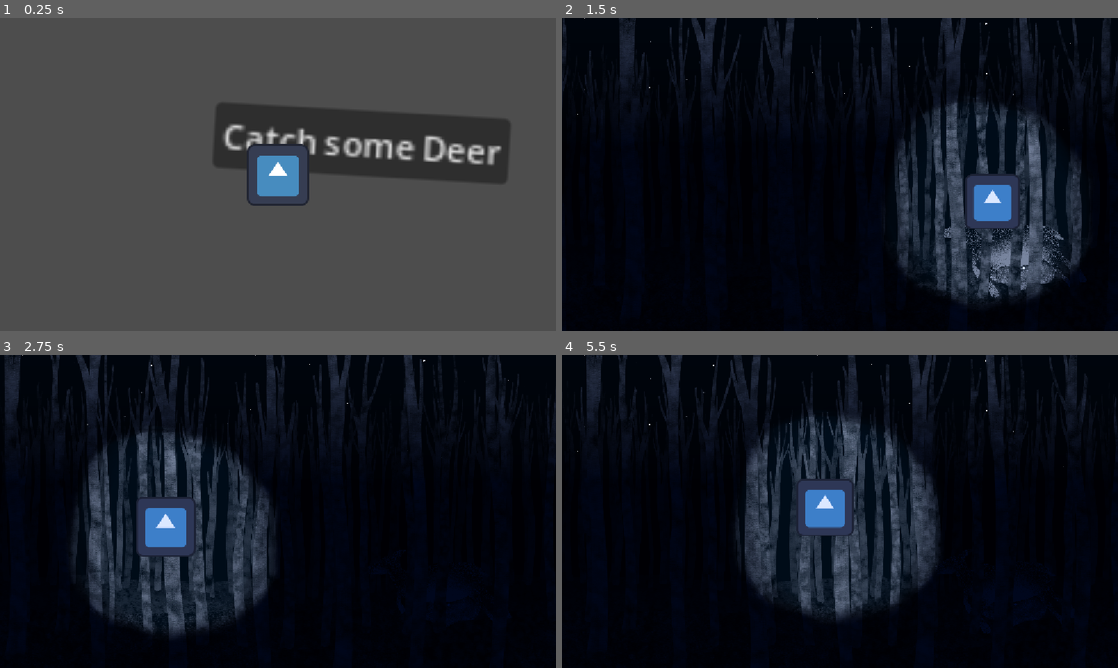
Above: before the commit, frames 1-4 (two rows, left to right).
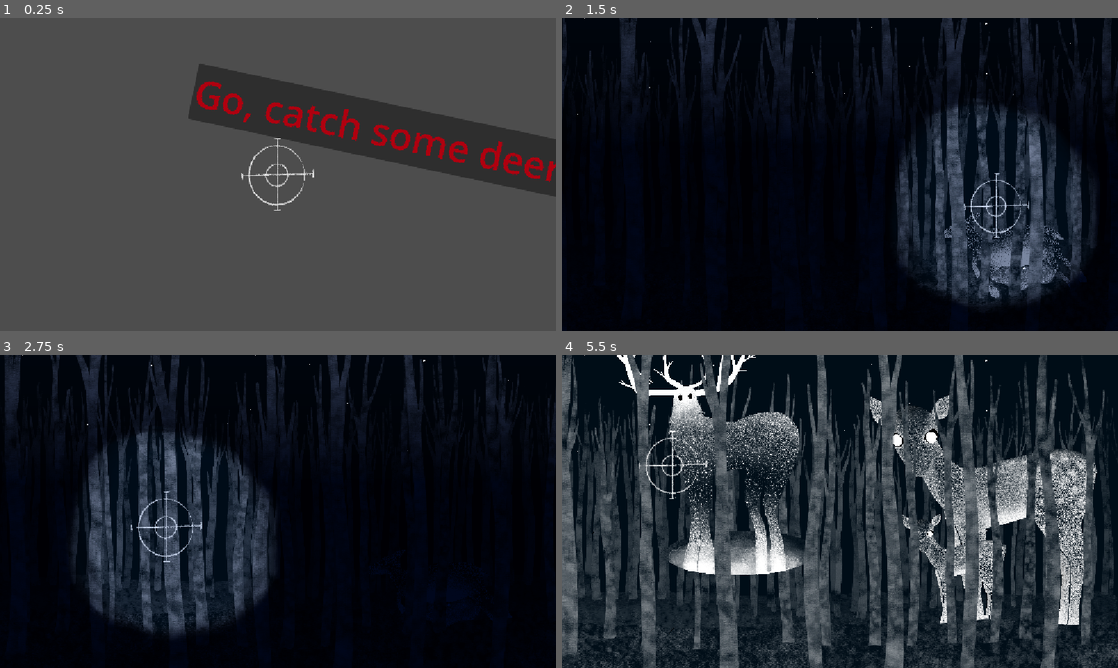
Above: after the commit, the same moments.

Repository: Fionn-the-goose/deer-hunting
Game: Godot game, scene res://assets/scenes/menu.tscn
Two runs of this game, one before a commit and one after it. Both use one fixed random seed, a clock stepped at 60 frames per second and the inputs below. The engine's default icon, where the game draws it, is replaced by a stand-in: a white triangle on a blue panel in a dark square. Video files are missing from this copy of the repository; at most half a second of black plays in their place.
Inputs (mouse positions are in pixels of both pictures, inside the frame that each line leads up to):
- Up to frame 1 (0.25 s): no input
- Up to frame 2 (1.5 s): click "Catch some Deer" (after the commit: "Go, catch some deer!") at 0.5 s; tap Enter at 1.25 s; move the mouse to (995, 205) at 1.27 s; press the mouse at (995, 205) at 1.28 s
- Up to frame 3 (2.75 s): tap Space at 2 s; move the mouse to (166, 527) at 2.02 s; release the mouse at (166, 527) at 2.03 s; click (166, 527) at 2.1 s
- Up to frame 4 (5.5 s): move the mouse to (895, 442) at 2.77 s; press the mouse at (895, 442) at 2.78 s; move the mouse to (812, 574) at 3.52 s; release the mouse at (812, 574) at 3.53 s; click (812, 574) at 3.6 s; tap Enter at 4.25 s; move the mouse to (1006, 558) at 4.27 s; press the mouse at (1006, 558) at 4.28 s; move the mouse to (673, 464) at 5.02 s; release the mouse at (673, 464) at 5.03 s; click (673, 464) at 5.1 s

The runs differ from the first frame. In frame 1, 11% of the frame differs, in the area x 33-100%, y 14-62%; in frame 2, 3.4%; in frame 3, 1.7%; in frame 4, 67%, in the area x 0-100%, y 0-100%.
Error after the commit: Attempt to call function 'swap_level' in base 'null instance' on a null instance. (res://assets/scenes/area_trigger.gd:20)

Commit message:
crossair and stuff

Diff:
--- /dev/null
+++ b/oh-dear/assets/font_file.tres
@@ -0,0 +1,17 @@
+[gd_resource type="FontFile" format=3 uid="uid://brmnpybqhh00d"]
+
+[resource]
+cache/0/variation_coordinates = {}
+cache/0/face_index = 0
+cache/0/embolden = 0.0
+cache/0/transform = Transform2D(1, 0, 0, 1, 0, 0)
+cache/0/spacing_top = 0
+cache/0/spacing_bottom = 0
+cache/0/spacing_space = 0
+cache/0/spacing_glyph = 0
+cache/0/baseline_offset = 0.0
+cache/0/16/0/ascent = 0.0
+cache/0/16/0/descent = 0.0
+cache/0/16/0/underline_position = 0.0
+cache/0/16/0/underline_thickness = 0.0
+cache/0/16/0/scale = 1.0
--- a/oh-dear/assets/scenes/area_trigger.gd
+++ b/oh-dear/assets/scenes/area_trigger.gd
@@ -1,6 +1,9 @@
 extends Area2D
-@onready var Scene : Node2D = $"." as Node2D
+@onready var Scene : Node2D = $"root/Scene" as Node2D
 @onready var Scene_Nr : int = int(self.name.substr(13))
+@onready var cursor : Node2D = $"root/DontDestroyOnLoad/Cursor" as Node2D
+@export var next_level : PackedScene
+var enter
 
 # Called when the node enters the scene tree for the first time.
 func _ready() -> void:
@@ -10,3 +13,9 @@
 # Called every frame. 'delta' is the elapsed time since the previous frame.
 func _process(delta: float) -> void:
 	pass
+
+func _on_mouse_entered() -> void:
+	#Scene.currentTrigger = Scene_Nr
+	print(Scene)
+	Scene.swap_level(Scene_Nr)
+	pass # Replace with function body.
--- a/oh-dear/assets/scenes/cursor.tscn
+++ b/oh-dear/assets/scenes/cursor.tscn
@@ -1,7 +1,7 @@
 [gd_scene format=3 uid="uid://d1di8cjvdae34"]
 
 [ext_resource type="Script" uid="uid://br7xj40qhldhr" path="res://assets/scripts/cursor.gd" id="1_eta0n"]
-[ext_resource type="Texture2D" uid="uid://cwbcq0qsve3h2" path="res://icon.svg" id="2_rlg3c"]
+[ext_resource type="Texture2D" uid="uid://t44odcmxfwpe" path="res://assets/deer/Kreuzbert.png" id="2_eta0n"]
 
 [sub_resource type="CircleShape2D" id="CircleShape2D_de42a"]
 radius = 62.289646
@@ -10,6 +10,8 @@
 script = ExtResource("1_eta0n")
 
 [node name="Area2D" type="Area2D" parent="." unique_id=1398173555]
+position = Vector2(-2, 1)
+scale = Vector2(0.39402032, 0.39402032)
 
 [node name="CollisionShape2D" type="CollisionShape2D" parent="Area2D" unique_id=2098689113]
 shape = SubResource("CircleShape2D_de42a")
@@ -17,4 +19,5 @@
 
 [node name="Sprite2D" type="Sprite2D" parent="." unique_id=1860365061]
 z_index = -2
-texture = ExtResource("2_rlg3c")
+scale = Vector2(0.12265165, 0.12265165)
+texture = ExtResource("2_eta0n")
--- a/oh-dear/assets/scenes/menu.gd
+++ b/oh-dear/assets/scenes/menu.gd
@@ -5,11 +5,9 @@
 func _ready() -> void:
 	pass # Replace with function body.
 
-
 # Called every frame. 'delta' is the elapsed time since the previous frame.
 func _process(delta: float) -> void:
 	pass
 
-
 func _on_button_button_down() -> void:
 	get_tree().change_scene_to_file("res://assets/scenes/play_scene.tscn")
--- a/oh-dear/assets/scenes/menu.tscn
+++ b/oh-dear/assets/scenes/menu.tscn
@@ -2,27 +2,43 @@
 
 [ext_resource type="Script" uid="uid://cjm58sb1woum5" path="res://assets/scenes/menu.gd" id="1_8omcj"]
 [ext_resource type="VideoStream" uid="uid://bpyx3atln4kw2" path="res://assets/background/car.ogv" id="2_8aat6"]
+[ext_resource type="Texture2D" uid="uid://cpqwhhyoek5kx" path="res://assets/background/car scene 1.png" id="3_ugn2o"]
+
+[sub_resource type="SystemFont" id="SystemFont_ubcbs"]
+font_names = PackedStringArray("Creepster")
 
 [node name="menu" type="Node2D" unique_id=185178471]
 script = ExtResource("1_8omcj")
 
 [node name="VideoStreamPlayer" type="VideoStreamPlayer" parent="." unique_id=134339467]
-offset_left = -486.0
-offset_top = -94.0
-offset_right = 3354.0
-offset_bottom = 1526.0
-scale = Vector2(0.55533993, 0.55533993)
+texture_filter = 1
+offset_left = -510.0
+offset_top = -143.0
+offset_right = 3330.0
+offset_bottom = 1477.0
+scale = Vector2(0.574141, 0.574141)
 stream = ExtResource("2_8aat6")
 autoplay = true
 loop = true
+buffering_msec = 1000
 
-[node name="Button" type="Button" parent="." unique_id=1915577796]
-offset_left = 444.00003
-offset_top = 176.99998
-offset_right = 584.0
-offset_bottom = 207.99998
-rotation = 0.057850864
-scale = Vector2(4.3717995, 4.3717995)
-text = "Catch some Deer"
+[node name="CarScene1" type="Sprite2D" parent="." unique_id=1562641915]
+visible = false
+position = Vector2(611, 326)
+scale = Vector2(0.54029197, 0.54029197)
+texture = ExtResource("3_ugn2o")
+
+[node name="Button" type="Button" parent="." unique_id=2107420123]
+texture_filter = 1
+offset_left = 409.00003
+offset_top = 97.000015
+offset_right = 870.0
+offset_bottom = 174.00002
+rotation = 0.20905502
+theme_override_colors/font_color = Color(0.69118774, 0, 0.0611837, 1)
+theme_override_colors/font_pressed_color = Color(0.47619992, 0.6137568, 0.83682173, 1)
+theme_override_fonts/font = SubResource("SystemFont_ubcbs")
+theme_override_font_sizes/font_size = 79
+text = "Go, catch some deer!"
 
 [connection signal="button_down" from="Button" to="." method="_on_button_button_down"]
--- a/oh-dear/assets/scenes/play_scene.tscn
+++ b/oh-dear/assets/scenes/play_scene.tscn
@@ -141,5 +141,10 @@
 script = ExtResource("16_md1pp")
 
 [node name="CollisionShape2D" type="CollisionShape2D" parent="AREA_TRIGGER_0" unique_id=728858448]
-position = Vector2(156.5, 372.5)
+position = Vector2(197, 365)
 shape = SubResource("RectangleShape2D_da400")
+
+[connection signal="area_entered" from="AREA_TRIGGER_0" to="." method="_on_area_trigger_0_area_entered"]
+[connection signal="mouse_entered" from="AREA_TRIGGER_0" to="." method="_on_area_trigger_0_mouse_entered"]
+[connection signal="mouse_entered" from="AREA_TRIGGER_0" to="AREA_TRIGGER_0" method="_on_mouse_entered"]
+[connection signal="mouse_exited" from="AREA_TRIGGER_0" to="." method="_on_area_trigger_0_mouse_exited"]
--- a/oh-dear/assets/scripts/cursor.gd
+++ b/oh-dear/assets/scripts/cursor.gd
@@ -1,6 +1,7 @@
 extends Node2D
 @export var SPEED : float = 200
 var active : Sprite2D
+var level : int
 
 # Called when the node enters the scene tree for the first time.
 func _ready() -> void:
@@ -14,9 +15,5 @@
 	if event.is_action_released("click"):
 		scale *= 1.1
 
-# Called every frame. 'delta' is the elapsed time since the previous frame.
 func _process(delta: float) -> void:
-	var next_des : Vector2 = get_global_mouse_position()
-	if(position.distance_to(next_des)>=10):
-		position += position.direction_to(next_des) * SPEED * delta
-	pass
+	position = get_global_mouse_position()
--- a/oh-dear/assets/scripts/scene_manager.gd
+++ b/oh-dear/assets/scripts/scene_manager.gd
@@ -20,3 +20,12 @@
 # Called every frame. 'delta' is the elapsed time since the previous frame.
 func _process(delta: float) -> void:
 	pass
+
+func _on_area_trigger_0_mouse_entered() -> void:
+	print("has entered")
+	canTrigger = true
+	pass # Replace with function body.
+
+func _on_area_trigger_0_mouse_exited() -> void:
+	canTrigger = false
+	pass # Replace with function body.
--- a/oh-dear/project.godot
+++ b/oh-dear/project.godot
@@ -43,4 +43,6 @@
 
 [rendering]
 
+textures/canvas_textures/default_texture_filter=0
+textures/canvas_textures/default_texture_repeat=1
 rendering_device/driver.windows="d3d12"
Binary file added: oh-dear/assets/deer/Kreuzbert.png
Not shown, added: oh-dear/assets/deer/Kreuzbert.png.import
Not shown, changed: oh-dear/assets/background/car.ogv
